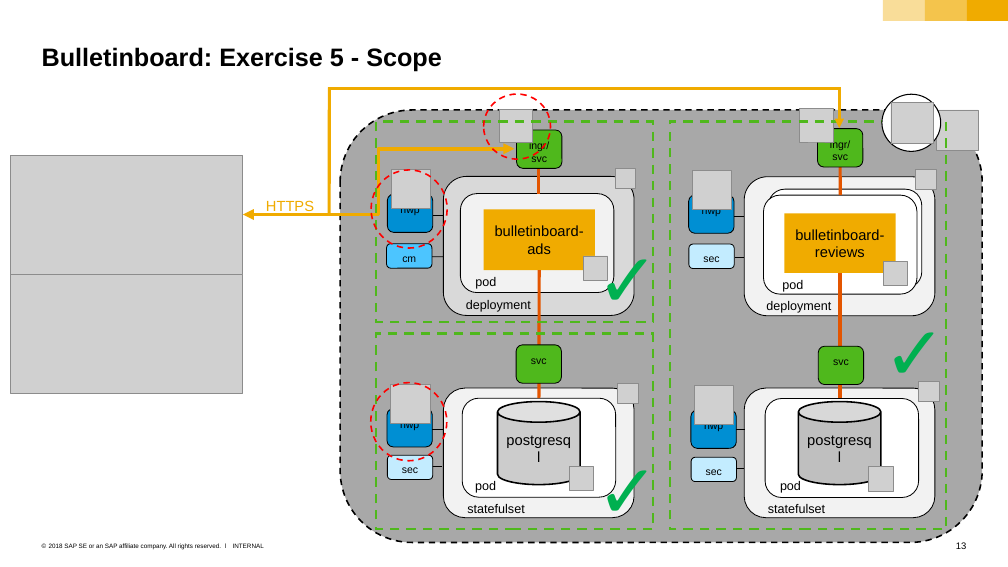
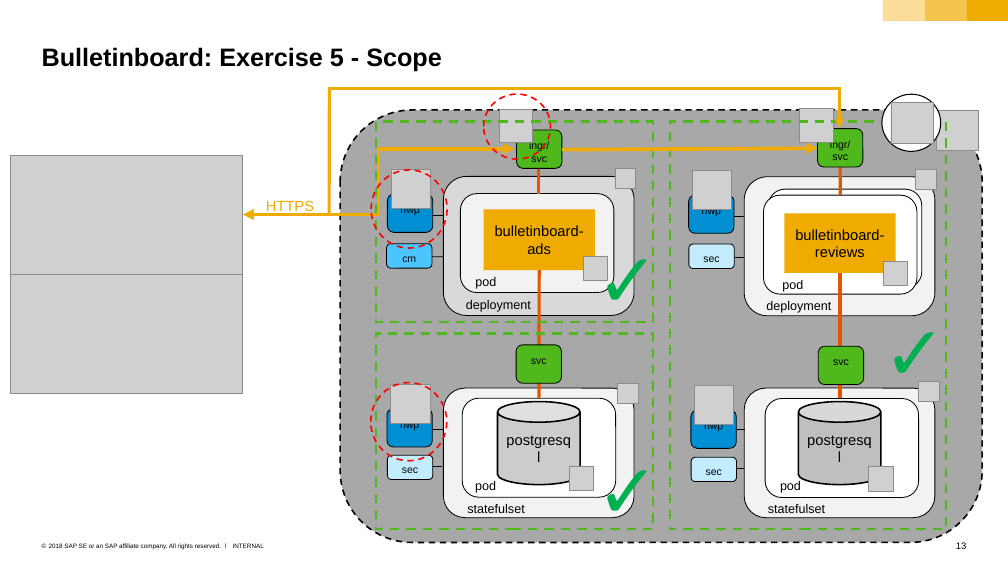
Before and after one commit to cuijiyao01/docker-k8s-training, a slide deck: slide 13 of sample-app/bulletinboard-in-k8s_exercises.pptx. Drawn at 1008x567 pixels with LibreOffice and Linux fonts; fonts in the diff are those of the drawing; grey boxes stand for pictures; background and template pictures are left out. Boxes give left, top, right and bottom in pixels: in the first picture for what was removed or moved away, otherwise in the second. Text is boxed around its words. In the diff, an @@ line names an element or a change of style, - is before the commit and + after.

```diff
--- a/sample-app/bulletinboard-in-k8s_exercises.pptx
+++ b/sample-app/bulletinboard-in-k8s_exercises.pptx
@@ arrow added from (561, 150) to (818, 148), #F0AB00 3.5 pt @@
```
Also in this commit, not shown: 4 other slides changed, 1 other file.
